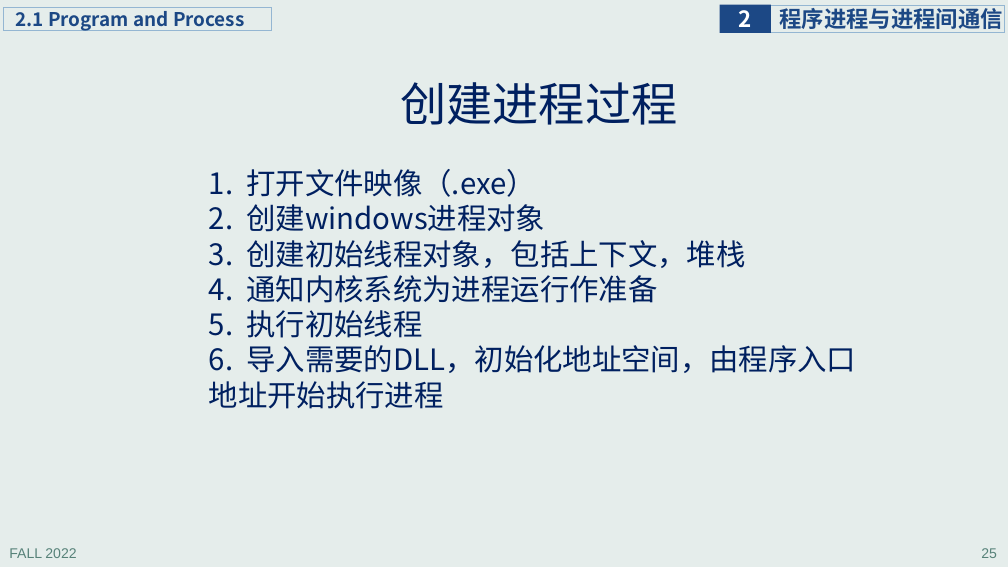
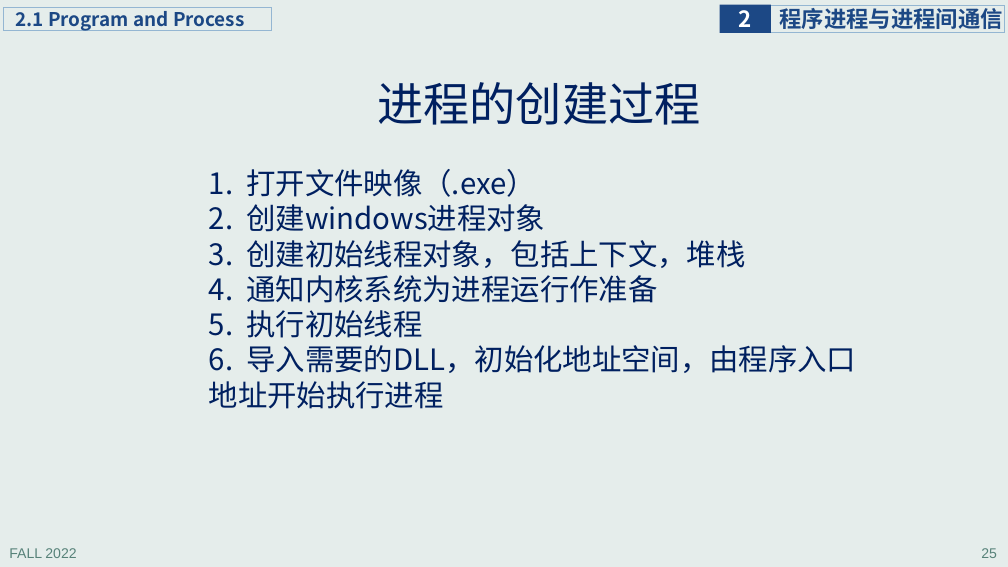
Before and after one commit to principleWindows/win-principle-2022, a slide deck: slide 25 of slides/instruction/principleWindows_2.pptx. Drawn at 1008x567 pixels with LibreOffice and Linux fonts; fonts in the diff are those of the drawing. Boxes give left, top, right and bottom in pixels: in the first picture for what was removed or moved away, otherwise in the second. Text is boxed around its words. In the diff, an @@ line names an element or a change of style, - is before the commit and + after.

```diff
--- a/slides/instruction/principleWindows_2.pptx
+++ b/slides/instruction/principleWindows_2.pptx
@@ title at (x1=377, y1=82, x2=700, y2=125): text changed @@
-创建进程过程
+进程的创建过程
```
Also in this commit, not shown: 13 other slides changed, 3 slides added, 1 other file.
